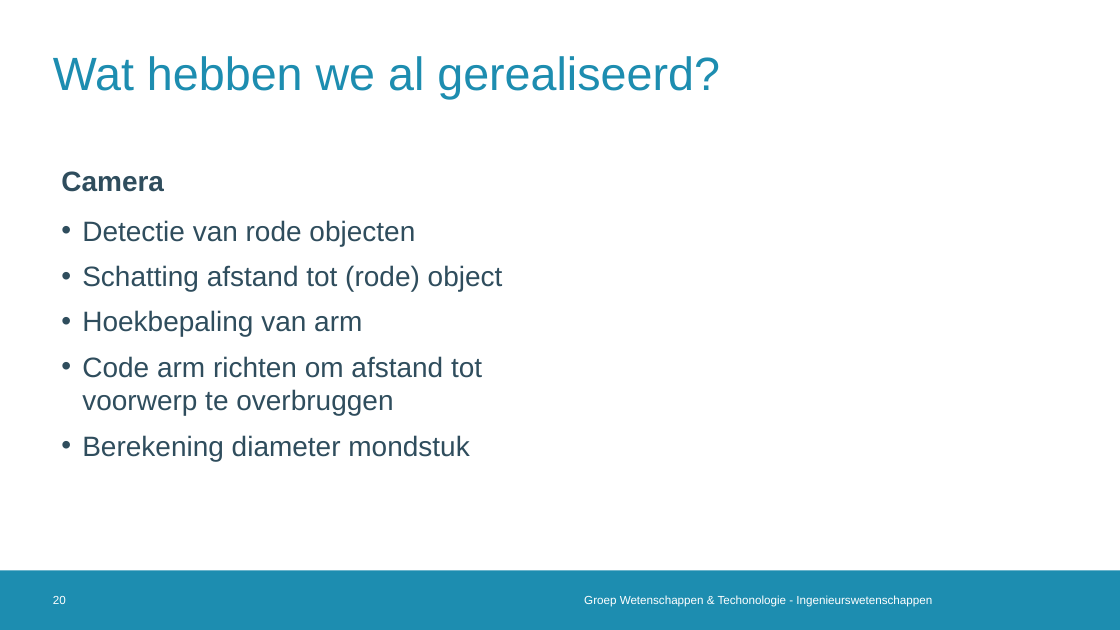
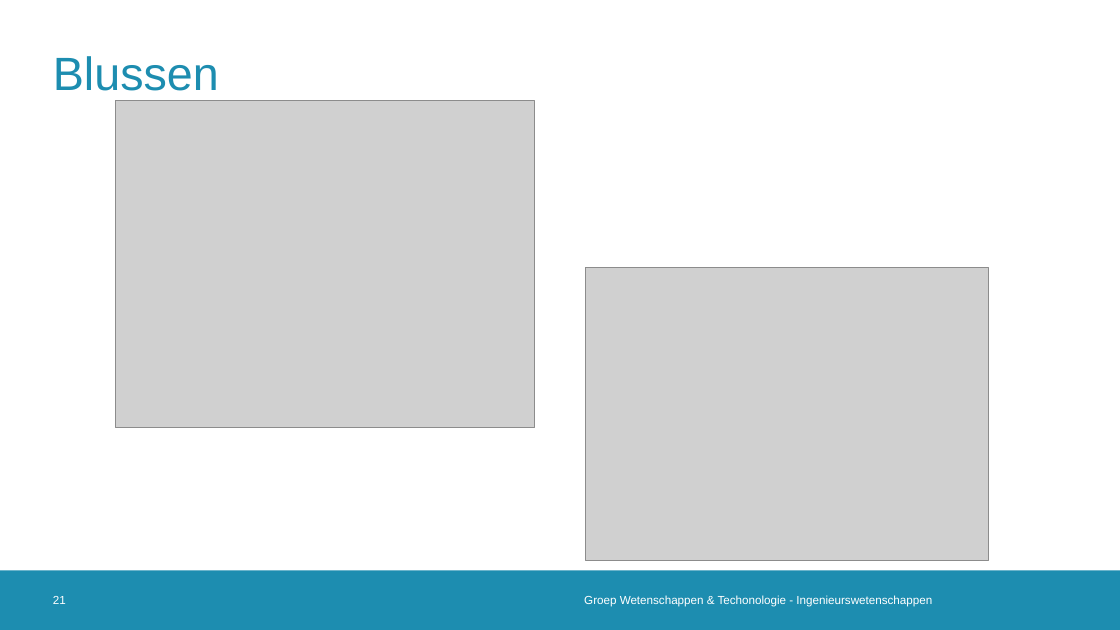
Before and after one commit to 2023-2022-KULAK-IW/2022_2023_Probleemoplossen_en_Ontwerpen_2, a slide deck: slide 21 of LATEX + ppt/Tussentijdse Presentatie .pptx (slide 20 before the commit). Drawn at 1120x630 pixels with LibreOffice and Linux fonts; fonts in the diff are those of the drawing; grey boxes stand for pictures; background and template pictures are left out. Boxes give left, top, right and bottom in pixels: in the first picture for what was removed or moved away, otherwise in the second. Text is boxed around its words. In the diff, an @@ line names an element or a change of style, - is before the commit and + after.

```diff
--- a/LATEX + ppt/Tussentijdse Presentatie .pptx
+++ b/LATEX + ppt/Tussentijdse Presentatie .pptx
@@ title at <box>53,56,219,91</box>: text changed @@
-Wat hebben we al gerealiseerd?
+Blussen
@@ picture added at <box>115,101,534,428</box> @@
@@ text removed at <box>61,171,164,192</box> @@
-Camera
@@ text removed at <box>82,220,503,461</box> @@
-• Detectie van rode objecten
-• Schatting afstand tot (rode) object
-• Hoekbepaling van arm
-• Code arm richten om afstand tot voorwerp te overbruggen
-• Berekening diameter mondstuk
@@ picture added at <box>586,268,989,560</box> @@
@@ page number at <box>53,596,66,604</box>: text changed @@
-20
+21
```
Also in this commit, not shown: 17 other slides changed, 2 slides added, 1 other file.
